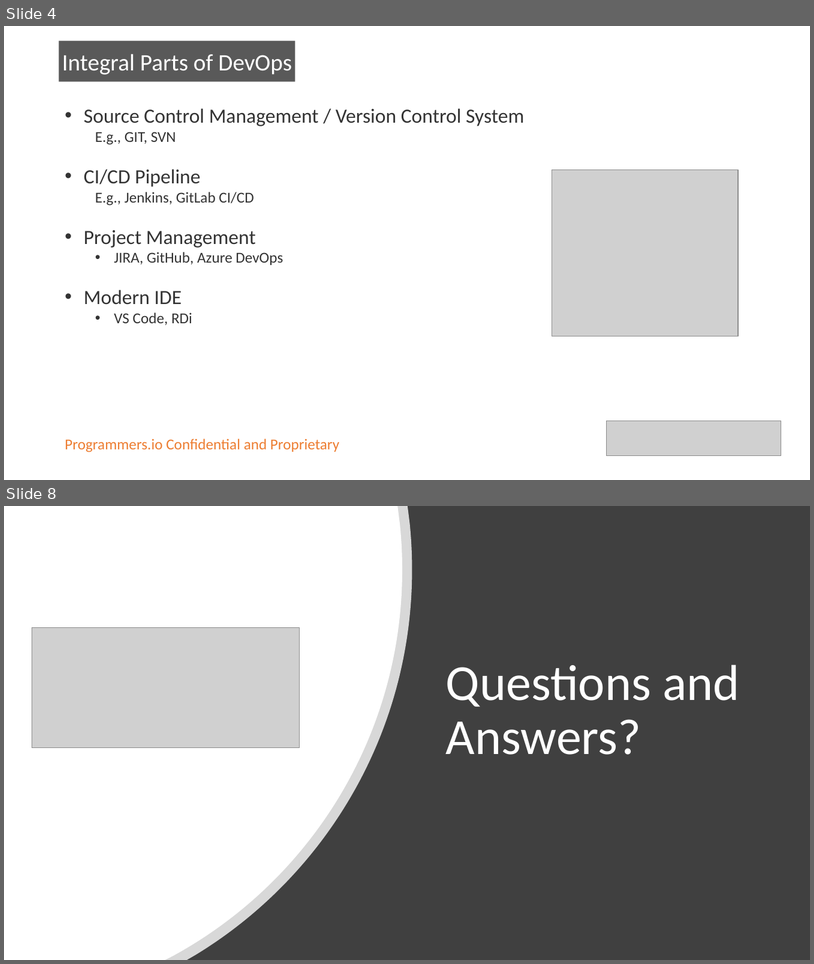
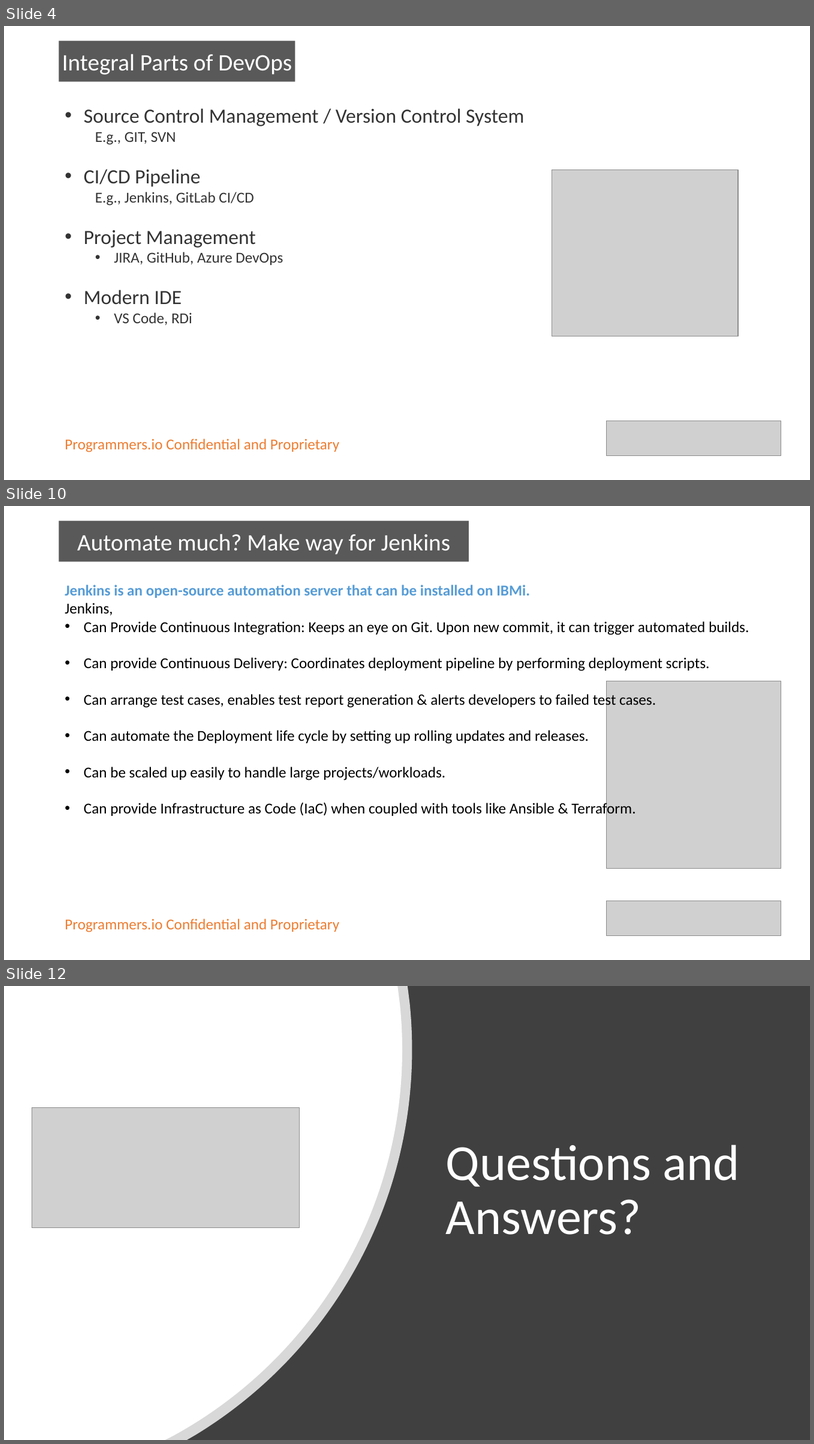
Before and after one commit to ravisankar-PIO/devopsonibmi, a slide deck: DevOps on IBMi.pptx. Shown one above the other, each under a label of ours: slides 4 and 8 before the commit, slides 4, 10 and 12 after it; the slides between them are not shown. The pictures are 814x964 and 814x1444 pixels, drawn with LibreOffice and Linux fonts; fonts in the diff are those of the drawing; grey boxes stand for pictures. Boxes give left, top, right and bottom in pixels: in the first picture for what was removed or moved away, otherwise in the second. Text is boxed around its words. In the diff, an @@ line names an element or a change of style, - is before the commit and + after.

```diff
--- a/DevOps on IBMi.pptx
+++ b/DevOps on IBMi.pptx
@@ slide 10 added at box(4, 506, 810, 960), background #FFFFFF @@
@@ rectangle added at box(59, 520, 469, 561), fill #595959, 28 pt, text #FFFFFF @@
+Automate much? Make way for Jenkins
@@ text added at box(65, 585, 749, 817), 18 pt, text #000000 @@
+Jenkins is an open-source automation server that can be installed on IBMi.
+Jenkins,
+• Can Provide Continuous Integration: Keeps an eye on Git. Upon new commit, it can trigger automated builds.
+• Can provide Continuous Delivery: Coordinates deployment pipeline by performing deployment scripts.
+• Can arrange test cases, enables test report generation & alerts developers to failed test cases.
+• Can automate the Deployment life cycle by setting up rolling updates and releases.
+• Can be scaled up easily to handle large projects/workloads.
+• Can provide Infrastructure as Code (IaC) when coupled with tools like Ansible & Terraform.
@@ picture added at box(607, 681, 782, 868) @@
@@ rectangle added at box(46, 895, 791, 936), fill #FFFFFF @@
@@ picture added at box(607, 900, 782, 936) @@
@@ rectangle added at box(59, 912, 374, 936), outline #FFFFFF 0.75 pt, 18 pt, text #ED7D31 @@
+Programmers.io Confidential and Proprietary
@@ what was slide 8 is now slide 12 @@
```
Also in this commit, not shown: 4 slides changed, 3 other slides added, 1 other file.
